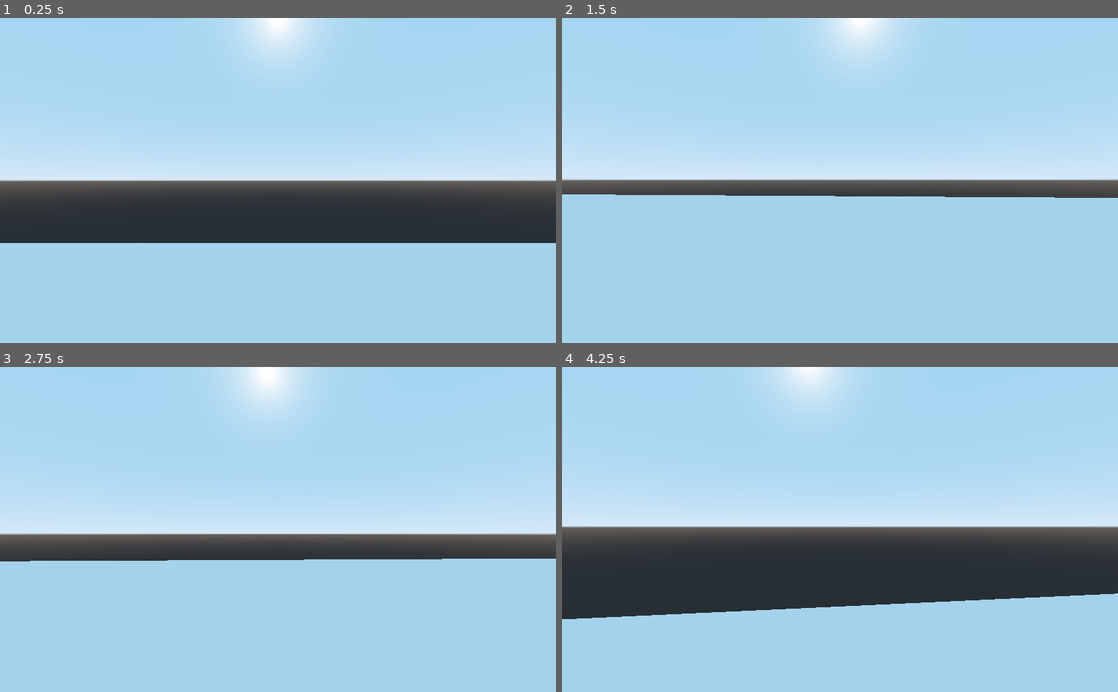
Above: before the commit, frames 1-4 (two rows, left to right).
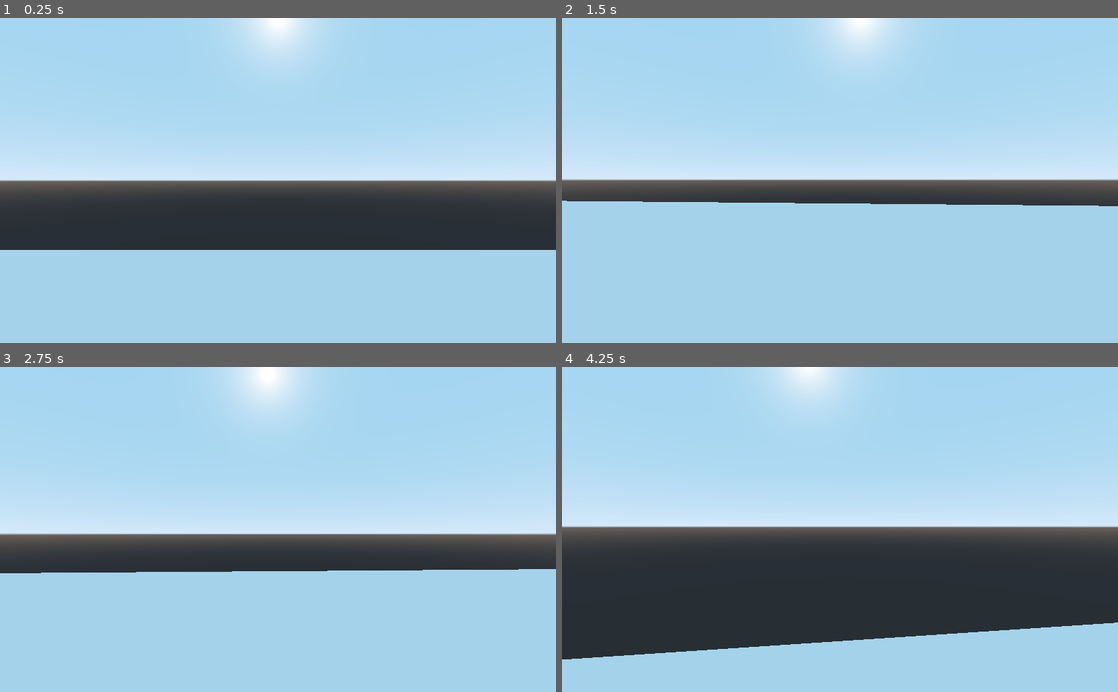
Above: after the commit, the same moments.

Repository: BoopEnthusiast/Cringe-Corp
Game: Godot game, scene res://main level.tscn
Same seed, same stepped clock (60 frames per second), same inputs: the game is played once before the commit and once after it.
Inputs (mouse positions are in pixels of both pictures, inside the frame that each line leads up to):
- Up to frame 1 (0.25 s): no input
- Up to frame 2 (1.5 s): move the mouse to (867, 180) at 0.52 s; hold W (move_forward) from 0.53 s (still down); tap Space (jump) at 0.77 s; move the mouse to (812, 180) at 1.27 s
- Up to frame 3 (2.75 s): keep holding W (move_forward); tap Space (jump) at 1.52 s; move the mouse to (289, 523) at 2.02 s
- Up to frame 4 (4.25 s): keep holding W (move_forward); tap Enter at 2.75 s; move the mouse to (834, 536) at 2.77 s; tap Space (jump) at 3.02, 3.77 s; move the mouse to (878, 532) at 3.52 s

The runs differ from the first frame. In frame 1, 2.1% of the frame differs, in the area x 0-100%, y 69-72%; in frame 2, 2.3%; in frame 3, 3.5%; in frame 4, 11%, in the area x 0-100%, y 69-90%.

Commit message:
Last something before bedy bye
:sleepy: :sleeping:

Diff:
--- a/Godot project/main level.tscn
+++ b/Godot project/main level.tscn
@@ -5,7 +5,7 @@
 [sub_resource type="PhysicsMaterial" id=3]
 
 [sub_resource type="BoxShape" id=4]
-extents = Vector3( 0.204903, 0.198417, 0.203143 )
+extents = Vector3( 0.204903, 0.198417, 0.199103 )
 
 [sub_resource type="CubeMesh" id=5]
 
@@ -18,11 +18,11 @@
 physics_material_override = SubResource( 3 )
 
 [node name="CollisionShape" type="CollisionShape" parent="StaticBody"]
-transform = Transform( 4.97334, 0, 0, 0, 1, 0, 0, 0, 5.07058, 0, 0, 0 )
+transform = Transform( 4.80435, 0, 0, 0, 1, 0, 0, 0, 5.07058, 0, 0, 0 )
 shape = SubResource( 4 )
 
 [node name="MeshInstance" type="MeshInstance" parent="StaticBody"]
-transform = Transform( 1, 0, 0, 0, 1, 0, 0, 0, 1, 0, 0, 0 )
+transform = Transform( 1, 0, 0, 0, 0.236153, 0, 0, 0, 1, 0, 0, 0 )
 mesh = SubResource( 5 )
 
 [node name="KinematicBody" parent="." instance=ExtResource( 1 )]
